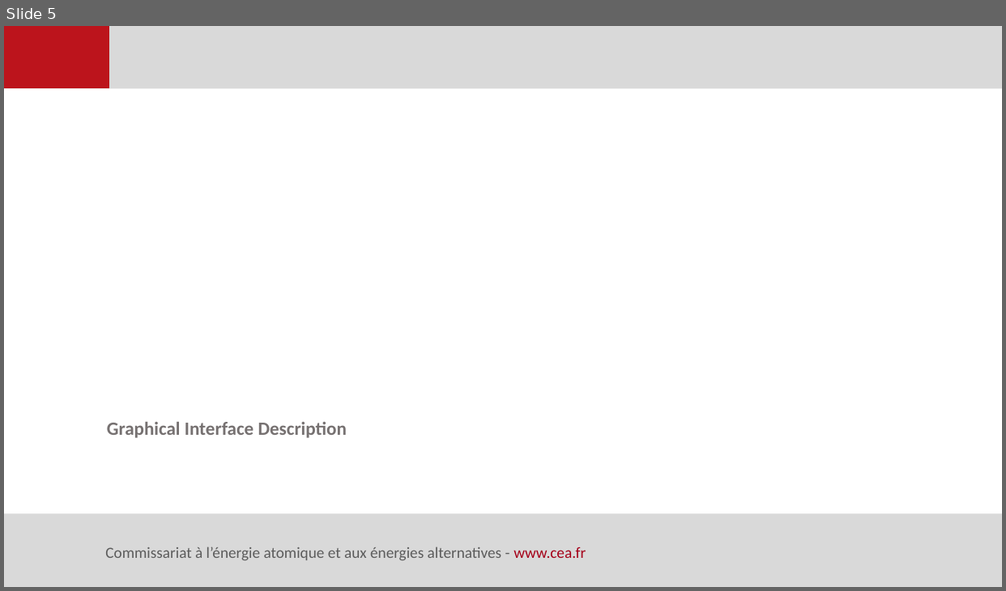
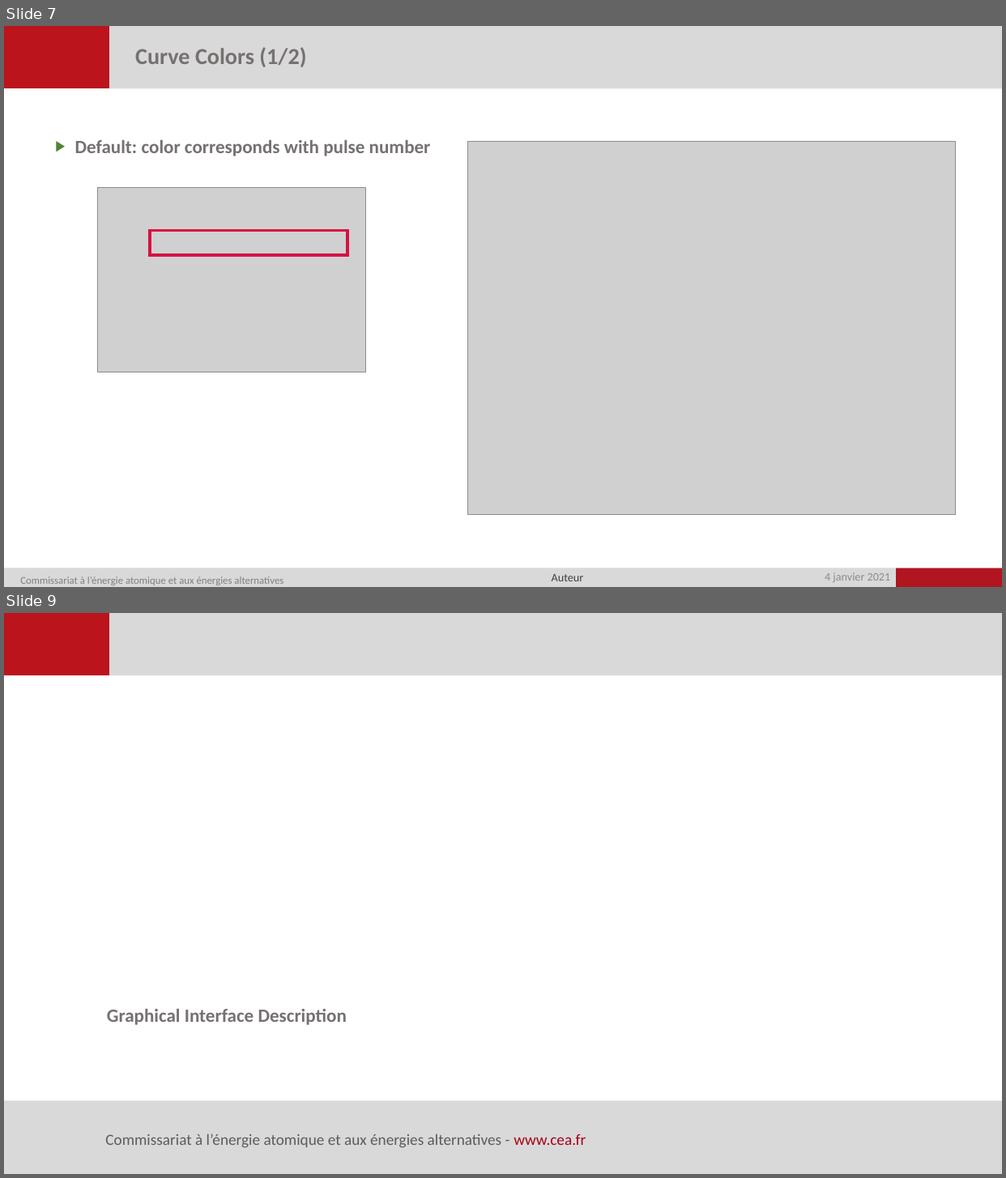
Before and after one commit to jhillairet/PPAT, a slide deck: doc/PPPAT_ControlRoom.pptx. Shown one above the other, each under a label of ours: slide 5 before the commit, slides 7 and 9 after it; the slides between them are not shown. The pictures are 1006x591 and 1006x1178 pixels, drawn with LibreOffice and Linux fonts; fonts in the diff are those of the drawing; grey boxes stand for pictures; background and template pictures are left out. Boxes give left, top, right and bottom in pixels: in the first picture for what was removed or moved away, otherwise in the second. Text is boxed around its words. In the diff, an @@ line names an element or a change of style, - is before the commit and + after.

```diff
--- a/doc/PPPAT_ControlRoom.pptx
+++ b/doc/PPPAT_ControlRoom.pptx
@@ slide 7 added at box(4, 26, 1002, 587), background #FFFFFF; not listed: 4 template elements that a slide beside it also shows @@
@@ title added at box(135, 47, 306, 67), 22 pt, text #767171, bold @@
+Curve Colors (1/2)
@@ text added at box(75, 140, 431, 156), 18 pt, text #767171, bold @@
+▶ Default: color corresponds with pulse number
@@ picture added at box(468, 142, 957, 515) @@
@@ picture added at box(98, 188, 365, 373) @@
@@ rectangle added at box(150, 230, 348, 255), outline #D81142 3 pt @@
@@ text added at box(20, 577, 283, 586), 10 pt, text #808080 @@
+Commissariat à l’énergie atomique et aux énergies alternatives
@@ text added at box(552, 574, 584, 582), 11 pt, text #3F3F3F @@
+Auteur
@@ text added at box(825, 573, 891, 582), 11 pt, text #8C8C8C @@
+4 janvier 2021
@@ what was slide 5 is now slide 9 @@
```
Also in this commit, not shown: 14 slides changed, 3 other slides added.
